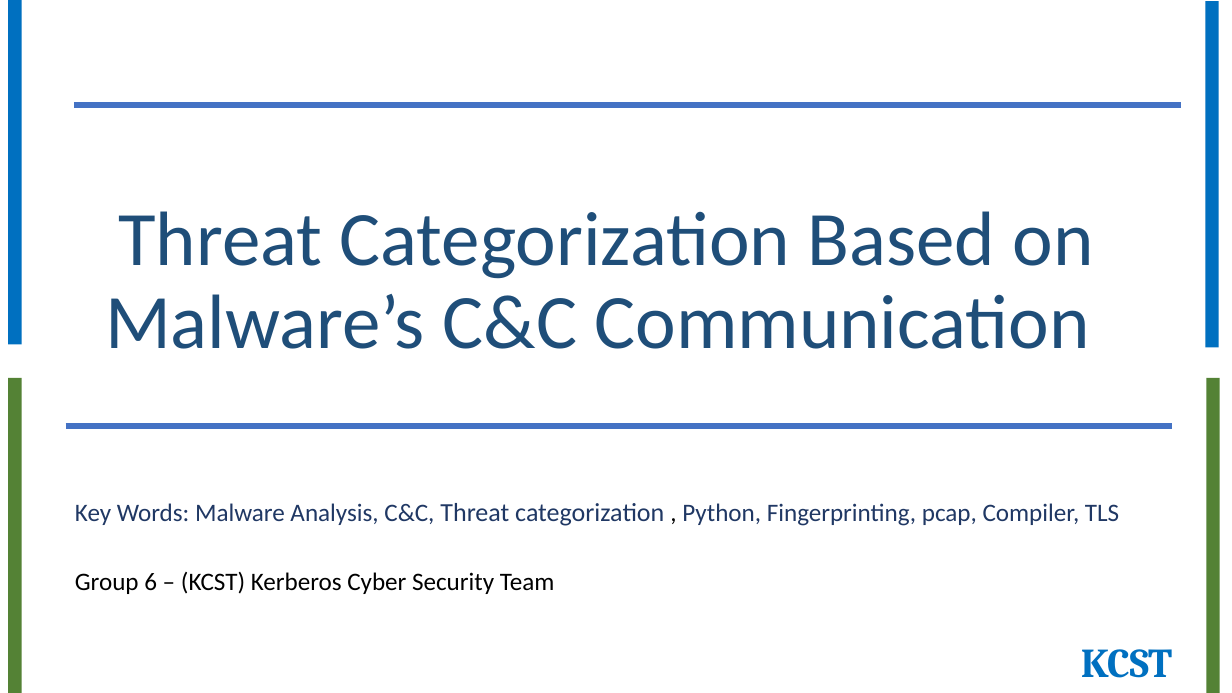
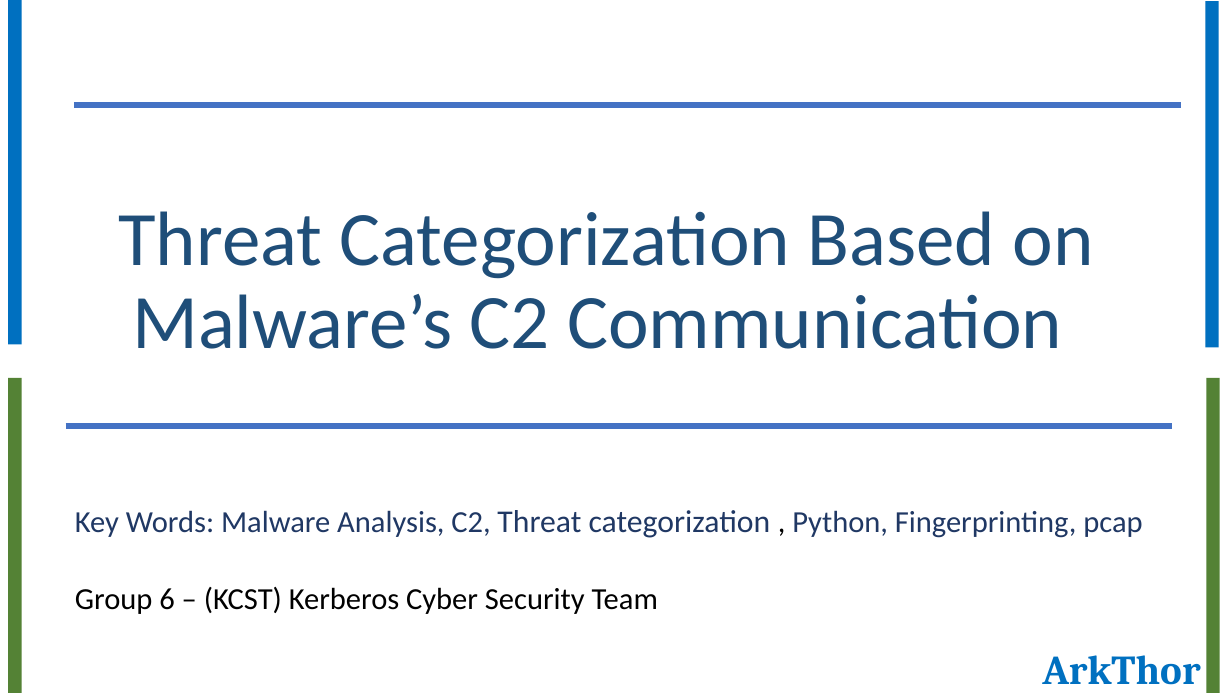
Before and after one commit to JawedCIA/ArkThor, a slide deck: slide 1 of Presentation/CSCD-Cohort6-Group6-KCST.pptx. Drawn at 1232x693 pixels with LibreOffice and Linux fonts; fonts in the diff are those of the drawing. Boxes give left, top, right and bottom in pixels: in the first picture for what was removed or moved away, otherwise in the second. Text is boxed around its words. In the diff, an @@ line names an element or a change of style, - is before the commit and + after.

```diff
--- a/Presentation/CSCD-Cohort6-Group6-KCST.pptx
+++ b/Presentation/CSCD-Cohort6-Group6-KCST.pptx
@@ title at [118, 211, 1094, 349]: text changed @@
-Threat Categorization Based on Malware’s C&C Communication
+Threat Categorization Based on Malware’s C2 Communication
@@ subtitle at [75, 510, 1142, 538]: text changed; size 19.6 to 23.8 pt @@
-Key Words: Malware Analysis, C&C, Threat categorization , Python, Fingerprinting, pcap, Compiler, TLS
+Key Words: Malware Analysis, C2, Threat categorization , Python, Fingerprinting, pcap
@@ subtitle at [75, 587, 658, 614]: size 19.6 to 23.8 pt in "Group 6 – (KCST) Kerberos Cyber Security ..." @@
@@ text at [1042, 655, 1200, 685]: text changed @@
-KCST
+ArkThor
```
Also in this commit, not shown: 3 other slides changed, 18 slides added, 4 slides removed, 17 other files.
